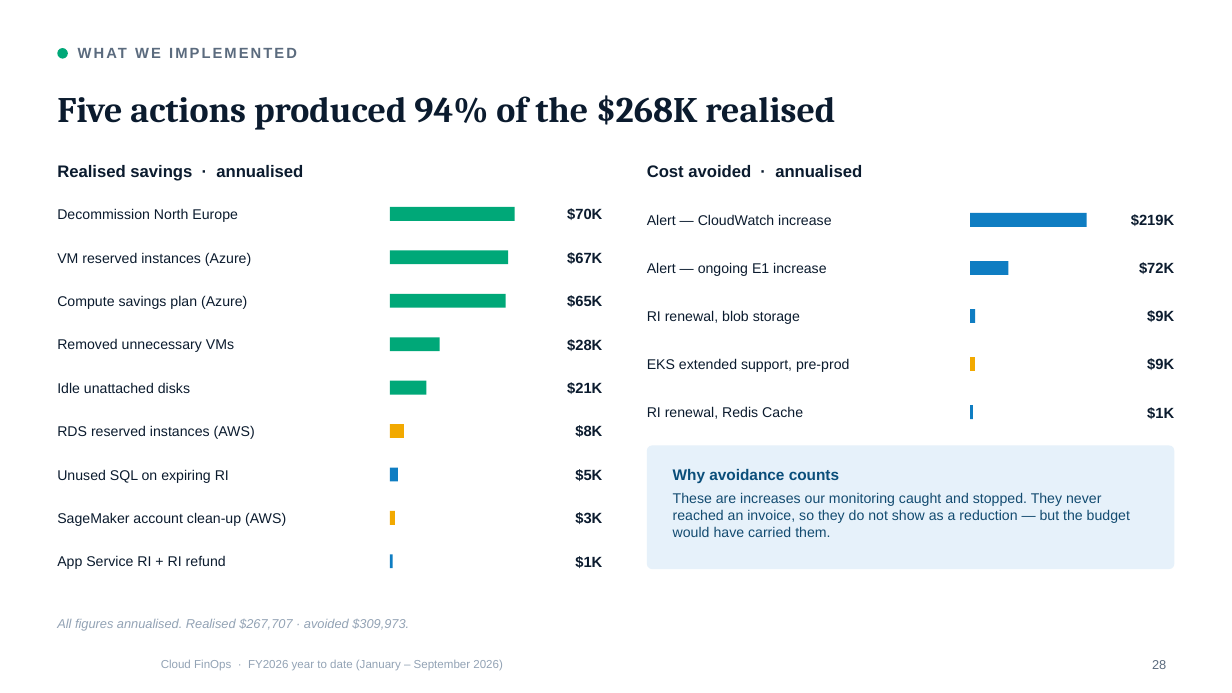
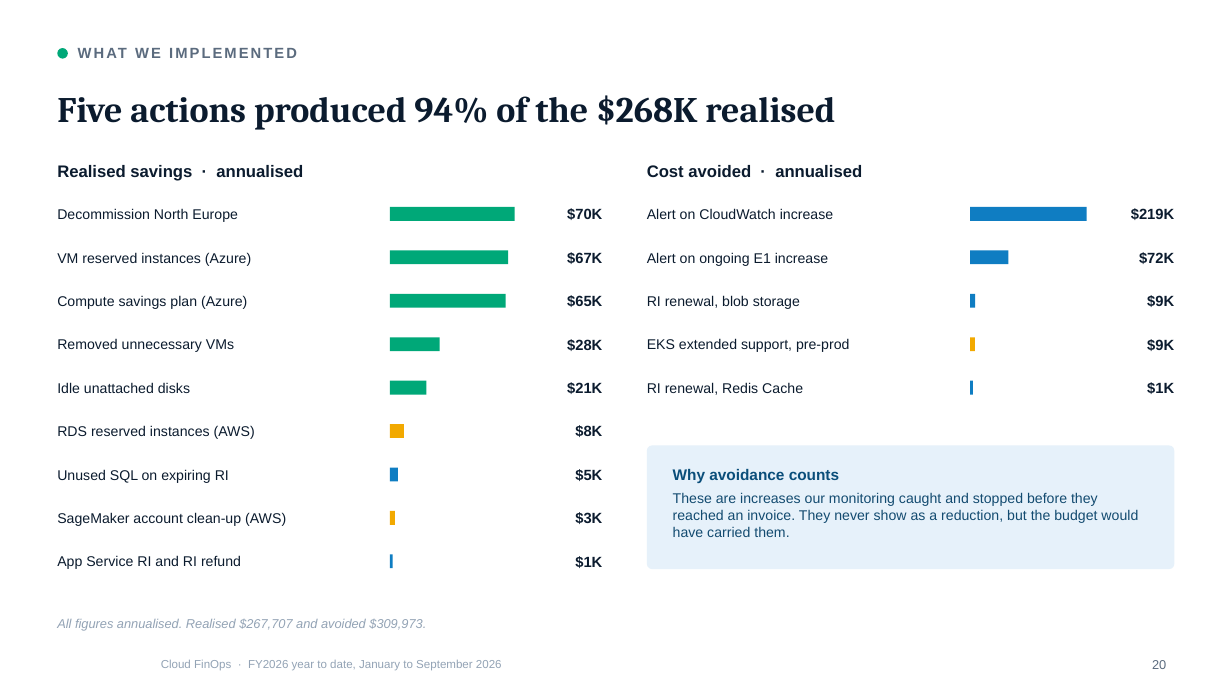
Before and after one commit to arielga5-code/Finops, a slide deck: slide 20 of presentations/Cloud_FinOps_Harel_September_2026_CIO_Redesign_v2.pptx (slide 28 before the commit). Drawn at 1232x693 pixels with LibreOffice and Linux fonts; fonts in the diff are those of the drawing; background and template pictures are left out. Boxes give left, top, right and bottom in pixels: in the first picture for what was removed or moved away, otherwise in the second. Text is boxed around its words. In the diff, an @@ line names an element or a change of style, - is before the commit and + after.

```diff
--- a/presentations/Cloud_FinOps_Harel_September_2026_CIO_Redesign_v2.pptx
+++ b/presentations/Cloud_FinOps_Harel_September_2026_CIO_Redesign_v2.pptx
@@ text at (647, 208, 833, 219): text changed @@
-Alert — CloudWatch increase
+Alert on CloudWatch increase
@@ rectangle: place and size @@
-rectangle at (970, 213, 1087, 227)
+rectangle at (970, 207, 1087, 221)
@@ text "$219K": place and size @@
-text "$219K" at (1131, 214, 1175, 226)
+text "$219K" at (1131, 208, 1175, 220)
@@ text "$72K": place and size @@
-text "$72K" at (1139, 262, 1174, 274)
+text "$72K" at (1139, 252, 1174, 264)
@@ text at (647, 252, 828, 266): text changed @@
-Alert — ongoing E1 increase
+Alert on ongoing E1 increase
@@ rectangle: place and size @@
-rectangle at (970, 262, 1008, 275)
+rectangle at (970, 250, 1008, 264)
@@ text "RI renewal, blob storage": place and size @@
-text "RI renewal, blob storage" at (647, 310, 800, 324)
+text "RI renewal, blob storage" at (647, 295, 800, 309)
@@ rectangle: place and size @@
-rectangle at (970, 310, 975, 323)
+rectangle at (970, 294, 975, 308)
@@ text "$9K": place and size @@
-text "$9K" at (1147, 310, 1174, 322)
+text "$9K" at (1147, 295, 1174, 307)
@@ text "EKS extended support, pre-prod": place and size @@
-text "EKS extended support, pre-prod" at (647, 358, 849, 372)
+text "EKS extended support, pre-prod" at (647, 338, 849, 352)
@@ text "$9K": place and size @@
-text "$9K" at (1147, 358, 1174, 370)
+text "$9K" at (1147, 339, 1174, 351)
@@ rectangle: place and size @@
-rectangle at (970, 358, 975, 372)
+rectangle at (970, 337, 975, 351)
@@ text "RI renewal, Redis Cache": place and size @@
-text "RI renewal, Redis Cache" at (647, 406, 803, 419)
+text "RI renewal, Redis Cache" at (647, 382, 803, 395)
@@ rectangle: place and size @@
-rectangle at (970, 405, 973, 419)
+rectangle at (970, 381, 973, 395)
@@ text "$1K": place and size @@
-text "$1K" at (1147, 407, 1174, 419)
+text "$1K" at (1147, 382, 1174, 394)
@@ text at (673, 492, 1138, 537): text changed @@
-These are increases our monitoring caught and stopped. They never reached an invoice, so they do not show as a reduction — but the budget would have carried them.
+These are increases our monitoring caught and stopped before they reached an invoice. They never show as a reduction, but the budget would have carried them.
@@ text at (57, 555, 241, 569): text changed @@
-App Service RI + RI refund
+App Service RI and RI refund
@@ text at (57, 619, 426, 631): text changed @@
-All figures annualised. Realised $267,707 · avoided $309,973.
+All figures annualised. Realised $267,707 and avoided $309,973.
@@ text at (161, 660, 502, 671): text changed @@
-Cloud FinOps · FY2026 year to date (January – September 2026)
+Cloud FinOps · FY2026 year to date, January to September 2026
@@ page number at (1152, 660, 1166, 669): text changed @@
-28
+20
```
Also in this commit, not shown: 39 other slides changed, 1 slide added, 1 slide removed, 11 other files.
